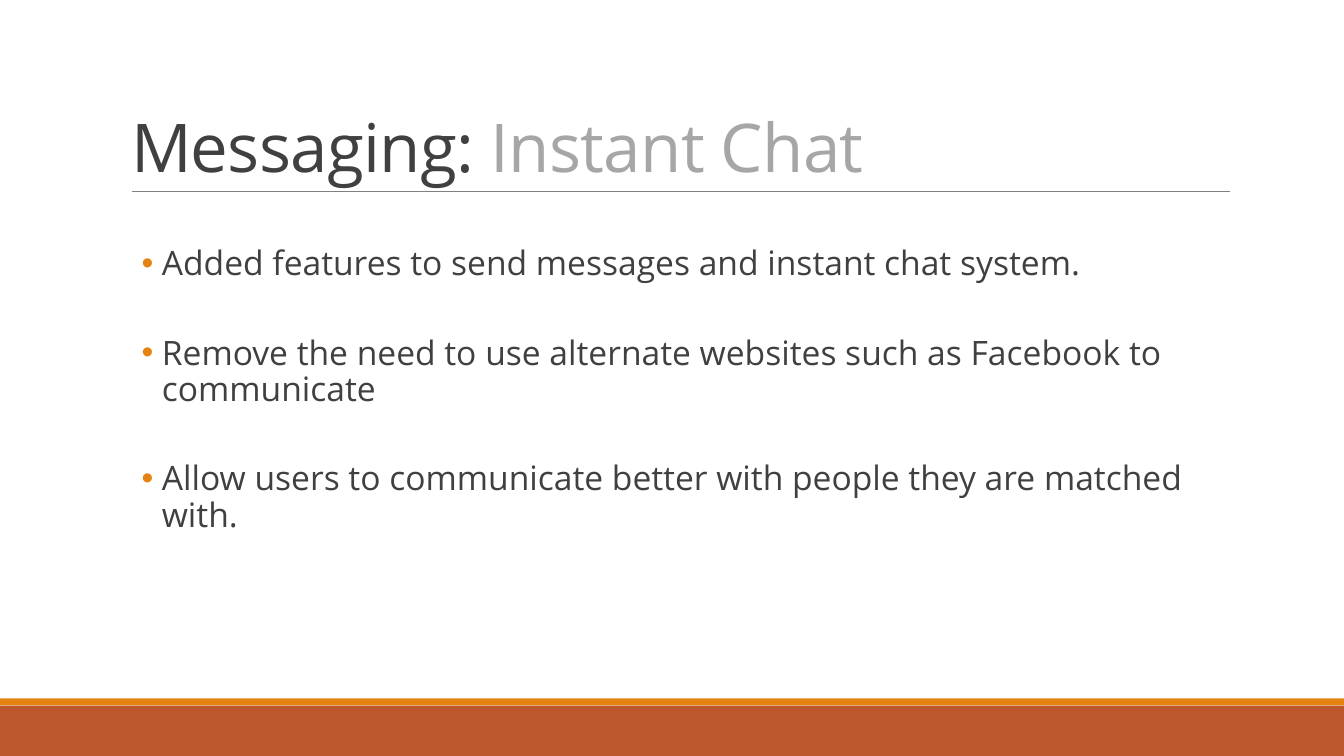
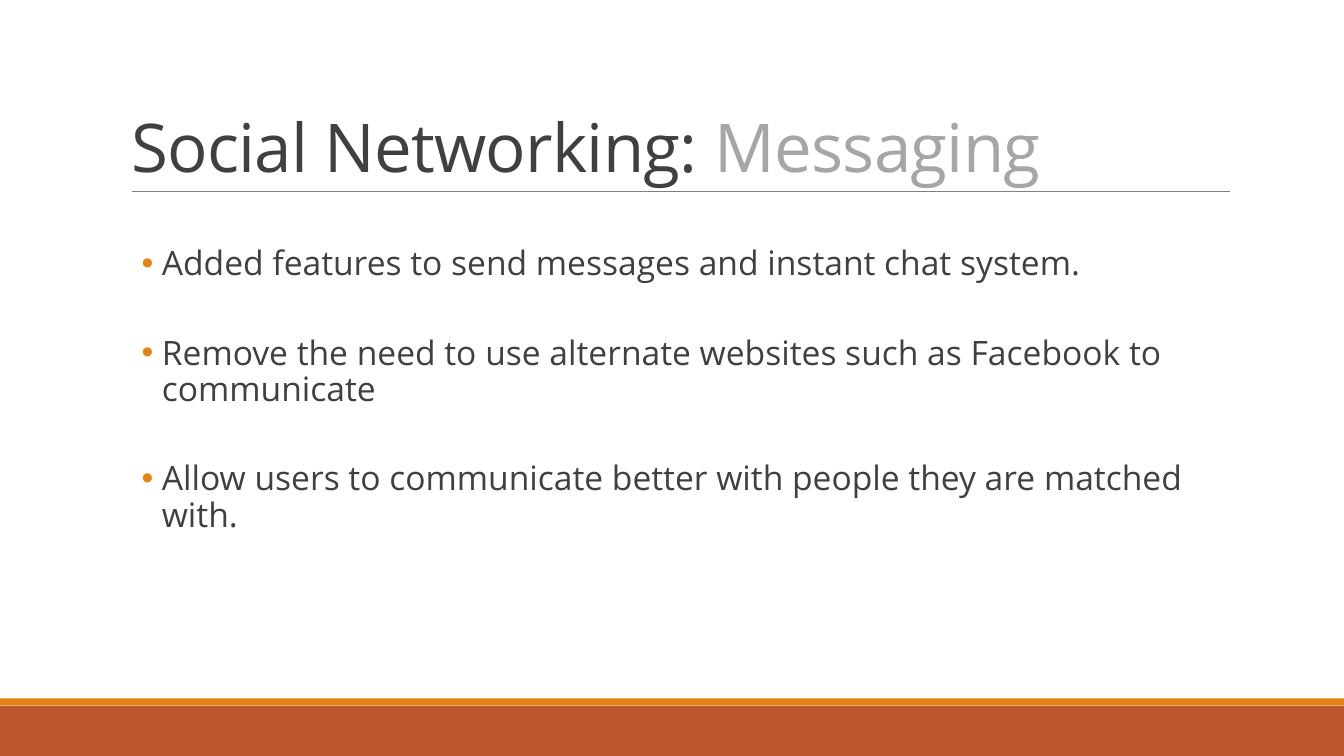
Before and after one commit to dragosthealex/roomies, a slide deck: slide 14 of res/presentation1/final_presentationv2.pptx (slide 13 before the commit). Drawn at 1344x756 pixels with LibreOffice and Linux fonts; fonts in the diff are those of the drawing. Boxes give left, top, right and bottom in pixels: in the first picture for what was removed or moved away, otherwise in the second. Text is boxed around its words. In the diff, an @@ line names an element or a change of style, - is before the commit and + after.

```diff
--- a/res/presentation1/final_presentationv2.pptx
+++ b/res/presentation1/final_presentationv2.pptx
@@ title at (131,121,1041,188): text changed; text colour #A6A6A6 to #404040 @@
-Messaging: Instant Chat
+Social Networking: Messaging
```
Also in this commit, not shown: 11 other slides changed, 4 slides added, 3 slides removed.
